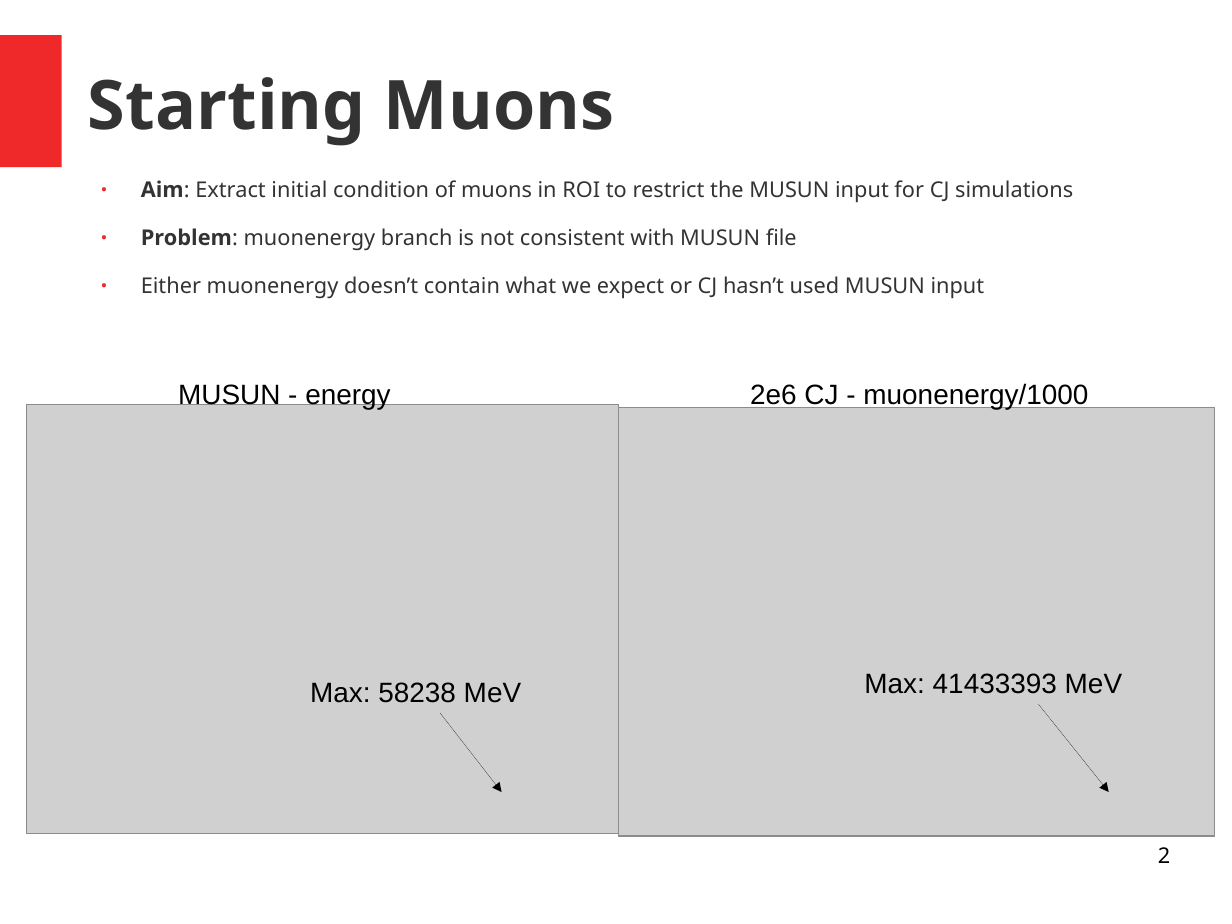
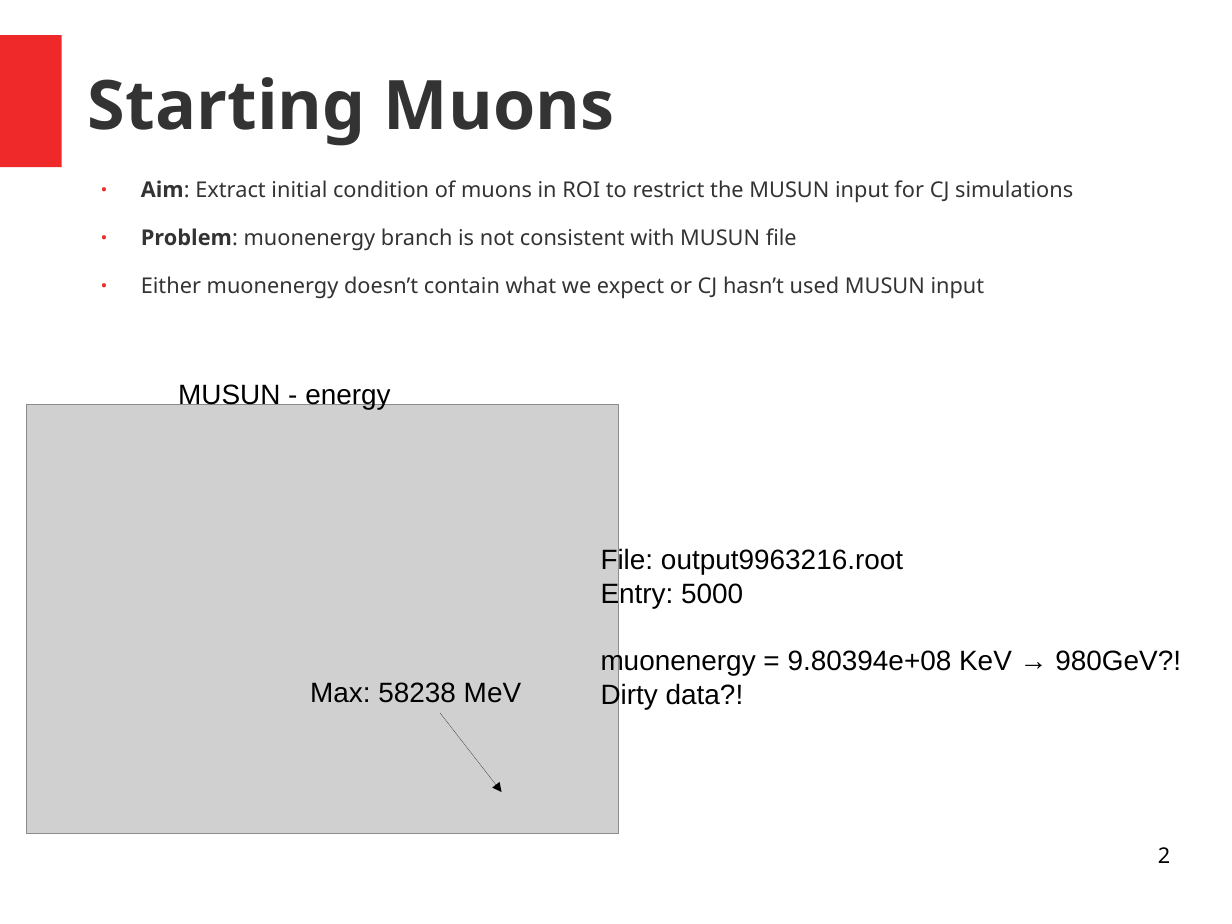
Before and after one commit to luigiberducci/ML4NP, a slide deck: slide 2 of Docs/meeting_ml4np_29mag2020.odp. Drawn at 1232x924 pixels with LibreOffice and Linux fonts; fonts in the diff are those of the drawing; grey boxes stand for pictures. Boxes give left, top, right and bottom in pixels: in the first picture for what was removed or moved away, otherwise in the second. Text is boxed around its words. In the diff, an @@ line names an element or a change of style, - is before the commit and + after.

```diff
--- a/Docs/meeting_ml4np_29mag2020.odp
+++ b/Docs/meeting_ml4np_29mag2020.odp
@@ text removed at (750, 383, 1088, 409) @@
-2e6 CJ - muonenergy/1000
@@ picture removed at (619, 408, 1215, 836) @@
@@ text added at (601, 548, 1181, 709), 18 pt, text #000000 @@
+File: output9963216.root
+Entry: 5000
+muonenergy = 9.80394e+08 KeV → 980GeV?!
+Dirty data?!
@@ text removed at (864, 673, 1122, 694) @@
-Max: 41433393 MeV
@@ arrow removed from (1039, 704) to (1109, 793) @@
```
Also in this commit, not shown: 1 other slide changed, 2 other files.
